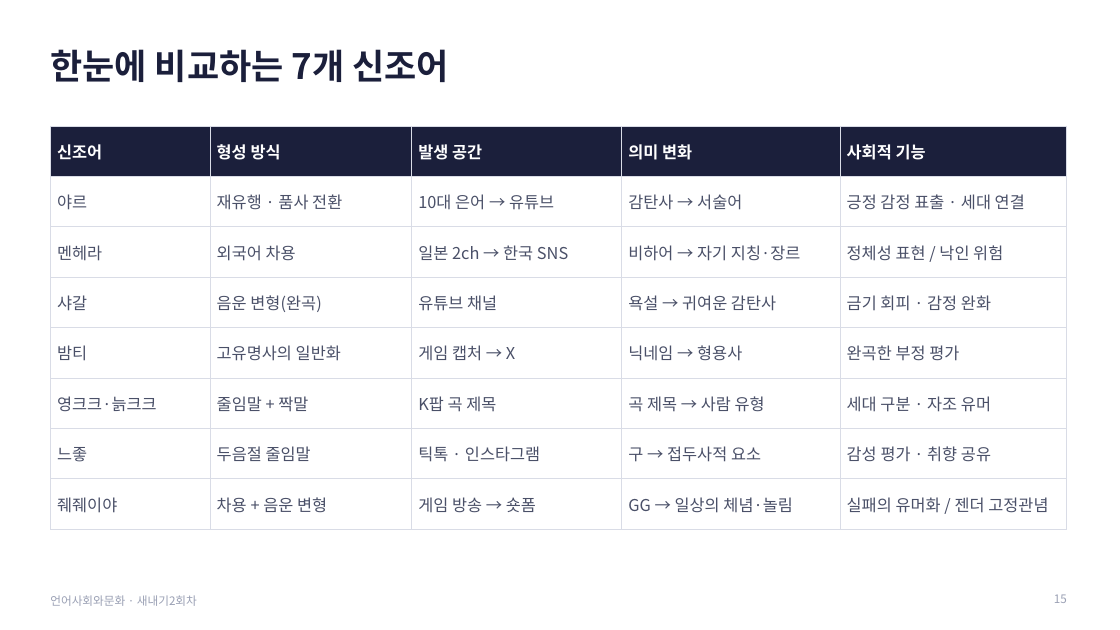
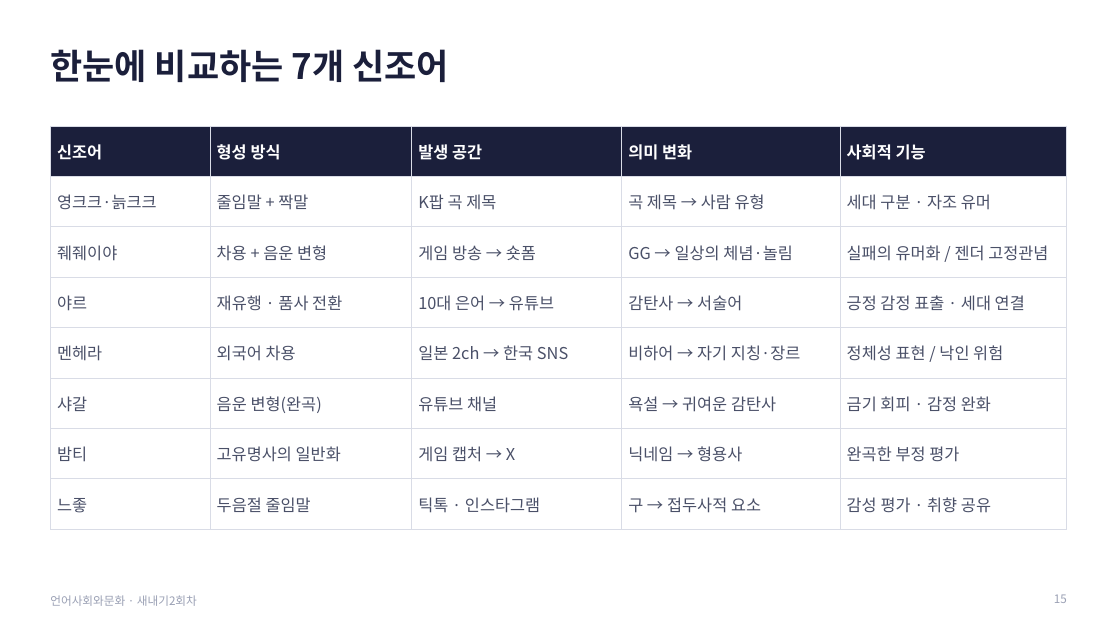
Before and after one commit to junseok7-cpu/hello, a slide deck: slide 15 of report/언어사회와문화_발표_새내기2회차.pptx. Drawn at 1120x630 pixels with LibreOffice and Linux fonts; fonts in the diff are those of the drawing. Boxes give left, top, right and bottom in pixels: in the first picture for what was removed or moved away, otherwise in the second. Text is boxed around its words. In the diff, an @@ line names an element or a change of style, - is before the commit and + after.

```diff
--- a/report/언어사회와문화_발표_새내기2회차.pptx
+++ b/report/언어사회와문화_발표_새내기2회차.pptx
@@ table at box(50, 126, 1067, 517) @@
+row 2: 영크크·늙크크 | 줄임말 + 짝말 | K팝 곡 제목 | 곡 제목 → 사람 유형 | 세대 구분 · 자조 유머
+row 3: 줴줴이야 | 차용 + 음운 변형 | 게임 방송 → 숏폼 | GG → 일상의 체념·놀림 | 실패의 유머화 / 젠더 고정관념
-row 6: 영크크·늙크크 | 줄임말 + 짝말 | K팝 곡 제목 | 곡 제목 → 사람 유형 | 세대 구분 · 자조 유머
-row 8: 줴줴이야 | 차용 + 음운 변형 | 게임 방송 → 숏폼 | GG → 일상의 체념·놀림 | 실패의 유머화 / 젠더 고정관념
```
Also in this commit, not shown: 10 other slides changed, 2 other files.
